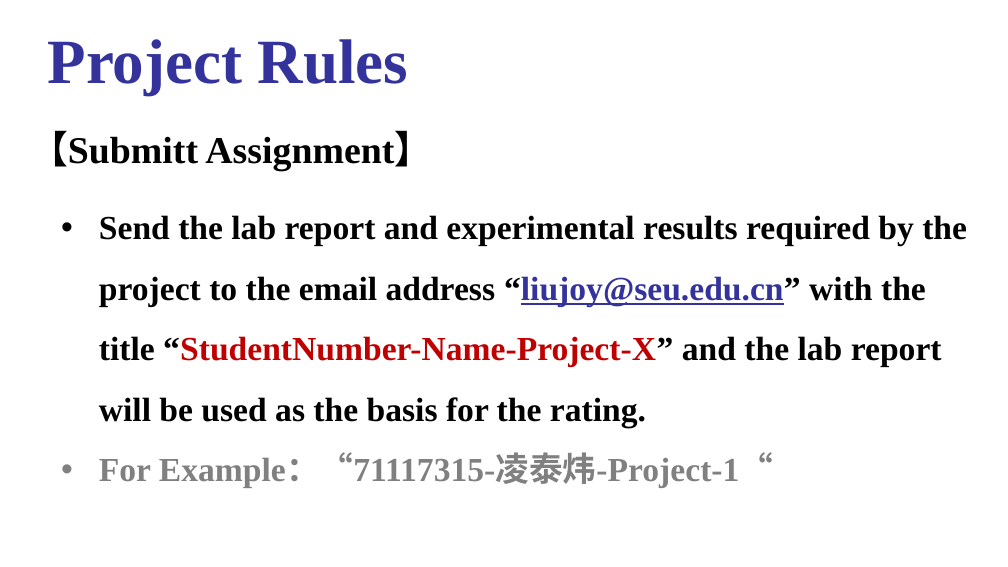
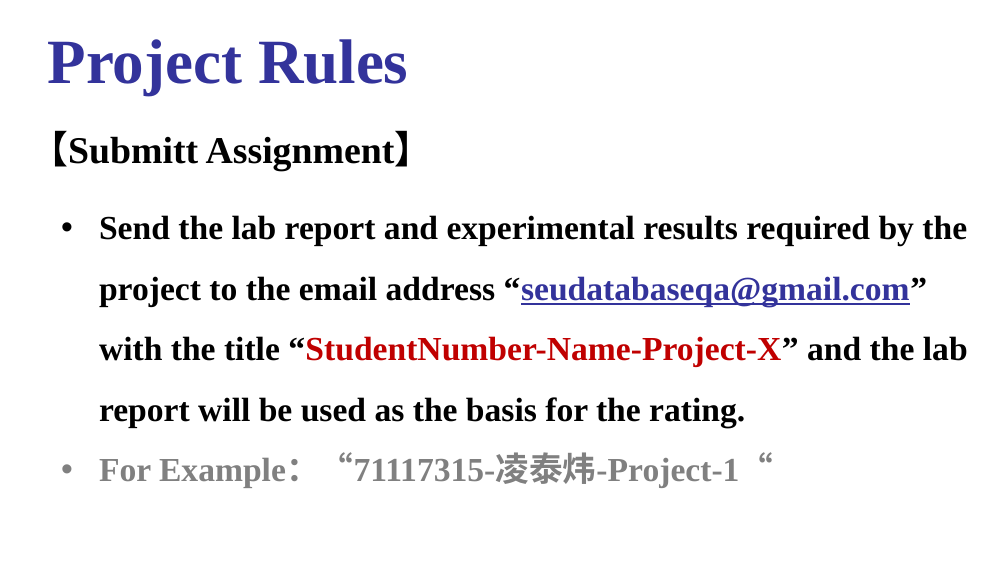
Before and after one commit to gongghao/database-labs, a slide deck: slide 7 of docs/projects/project1/materials/Project_0_1.pptx. Drawn at 1008x567 pixels with LibreOffice and Linux fonts; fonts in the diff are those of the drawing. Boxes give left, top, right and bottom in pixels: in the first picture for what was removed or moved away, otherwise in the second. Text is boxed around its words. In the diff, an @@ line names an element or a change of style, - is before the commit and + after.

Commit message:
Replace Project 1 PDF and PowerPoint course files

```diff
--- a/docs/projects/project1/materials/Project_0_1.pptx
+++ b/docs/projects/project1/materials/Project_0_1.pptx
@@ text at (99, 215, 968, 427): text changed @@
-• Send the lab report and experimental results required by the project to the email address “liujoy@seu.edu.cn” with the title “StudentNumber-Name-Project-X” and the lab report will be used as the basis for the rating.
+• Send the lab report and experimental results required by the project to the email address “seudatabaseqa@gmail.com” with the title “StudentNumber-Name-Project-X” and the lab report will be used as the basis for the rating.
```
Also in this commit, not shown: 45 other slides changed, 1 other file.
